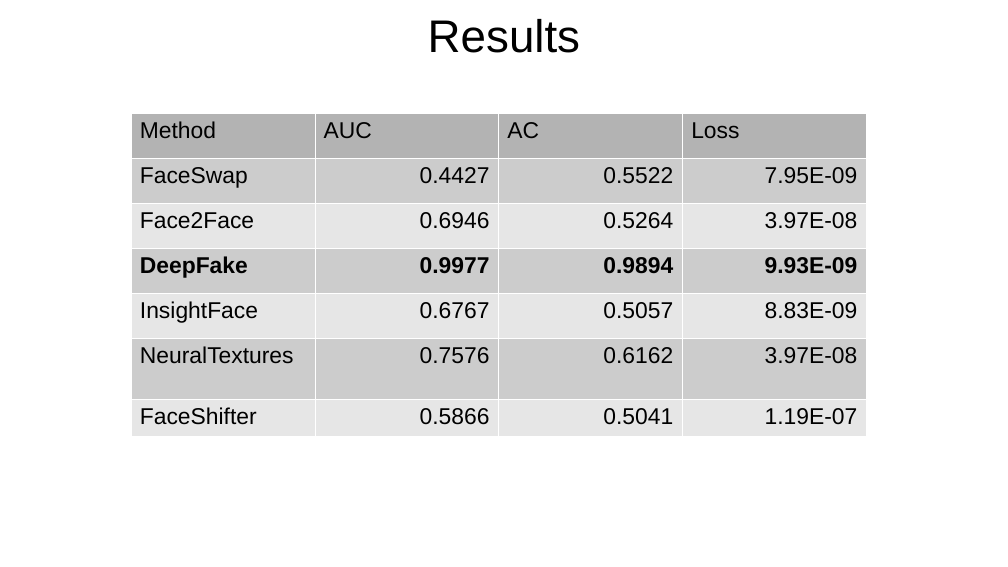
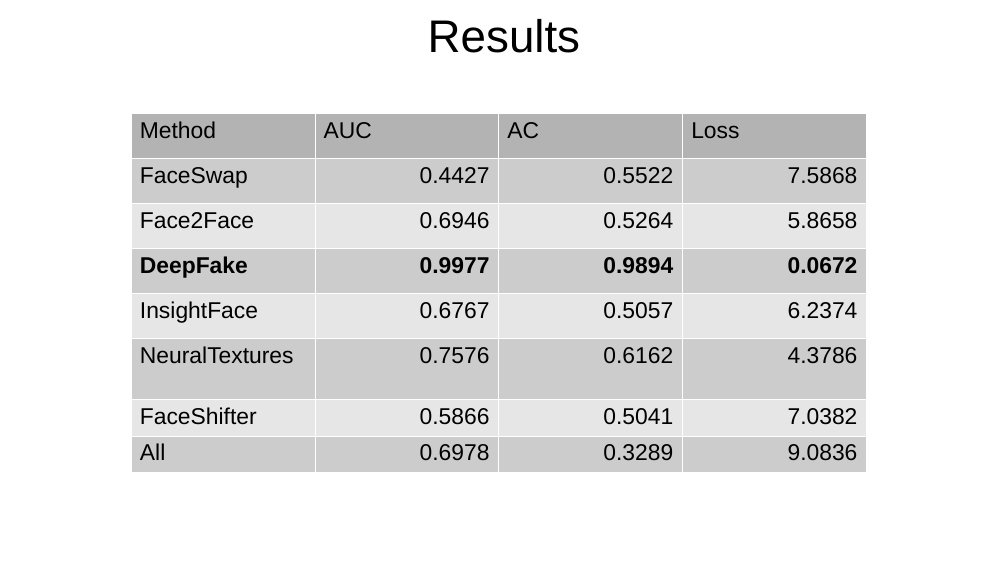
Before and after one commit to AnjaH4/Xception-for-DF, a slide deck: slide 2 of xception_presentation.odp. Drawn at 1008x567 pixels with LibreOffice and Linux fonts; fonts in the diff are those of the drawing. Boxes give left, top, right and bottom in pixels: in the first picture for what was removed or moved away, otherwise in the second. Text is boxed around its words. In the diff, an @@ line names an element or a change of style, - is before the commit and + after.

```diff
--- a/xception_presentation.odp
+++ b/xception_presentation.odp
@@ table at [131, 113, 866, 469] @@
-row 2: FaceSwap | 0.4427 | 0.5522 | 7.95E-09
-row 3: Face2Face | 0.6946 | 0.5264 | 3.97E-08
-row 4: DeepFake | 0.9977 | 0.9894 | 9.93E-09
-row 5: InsightFace | 0.6767 | 0.5057 | 8.83E-09
-row 6: NeuralTextures | 0.7576 | 0.6162 | 3.97E-08
-row 7: FaceShifter | 0.5866 | 0.5041 | 1.19E-07
+row 2: FaceSwap | 0.4427 | 0.5522 | 7.5868
+row 3: Face2Face | 0.6946 | 0.5264 | 5.8658
+row 4: DeepFake | 0.9977 | 0.9894 | 0.0672
+row 5: InsightFace | 0.6767 | 0.5057 | 6.2374
+row 6: NeuralTextures | 0.7576 | 0.6162 | 4.3786
+row 7: FaceShifter | 0.5866 | 0.5041 | 7.0382
+row 8: All | 0.6978 | 0.3289 | 9.0836
```
Also in this commit, not shown: 2 other slides changed, 24 other files.
